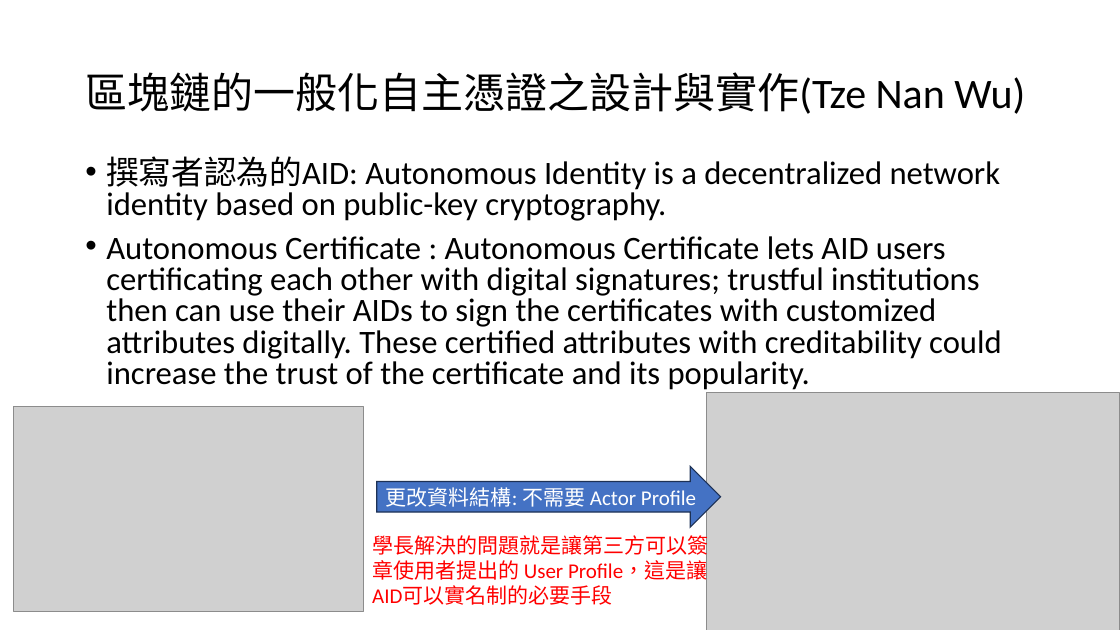
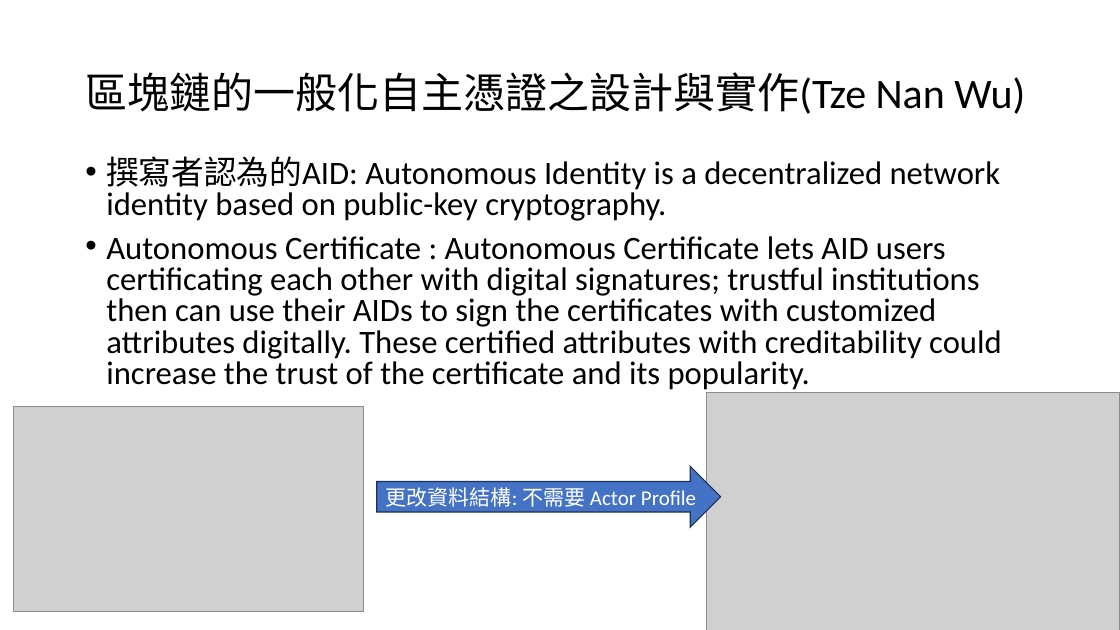
Before and after one commit to leon123858/aid-paper, a slide deck: slide 5 of docs/口試後修改.pptx. Drawn at 1120x630 pixels with LibreOffice and Linux fonts; fonts in the diff are those of the drawing; grey boxes stand for pictures. Boxes give left, top, right and bottom in pixels: in the first picture for what was removed or moved away, otherwise in the second. Text is boxed around its words. In the diff, an @@ line names an element or a change of style, - is before the commit and + after.

```diff
--- a/docs/口試後修改.pptx
+++ b/docs/口試後修改.pptx
@@ text removed at box(372, 532, 708, 605) @@
-學長解決的問題就是讓第三方可以簽章使用者提出的 User Profile，這是讓AID可以實名制的必要手段
```
Also in this commit, not shown: 3 other slides changed, 5 slides added.
